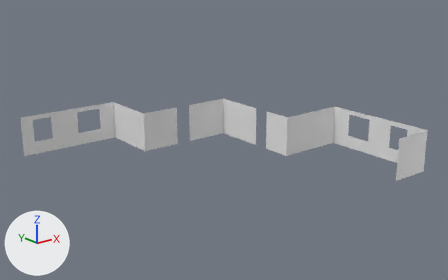
Before and after pictures for a commit that changed the FBX model p55/walls/p55-wall-angle-front-1.fbx.
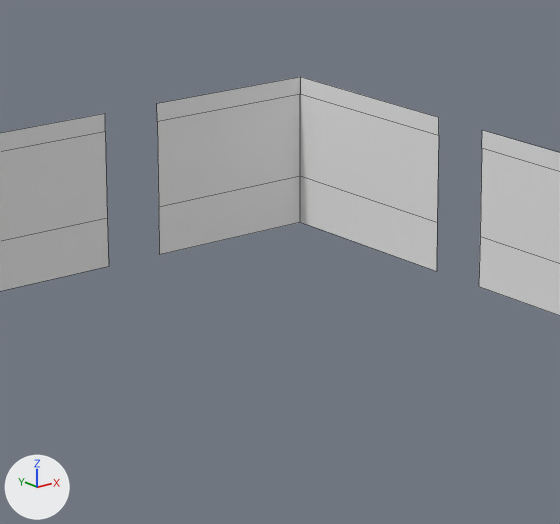
Each version appears first whole from a 50 mm camera at (-14.9, -41.0, 14.1) aimed at (10.0, -9.9, 1.6), and next in a close-up on the part from 34% to 64% of the width and 29% to 73% of the height. Every picture has the same lights, and +X, +Y and +Z are marked at lower left. The first two pictures are the older version. The close-ups show mesh edges as thin lines.

Names of what the first close-up shows: 'p55-wall-angle-front-1'.
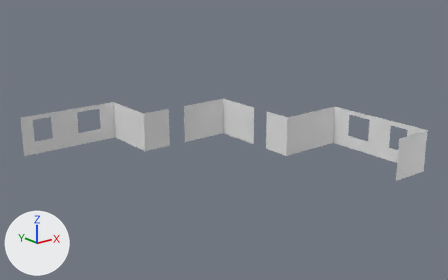
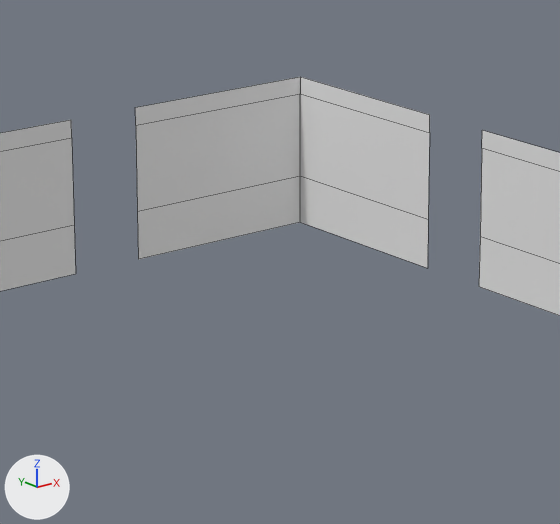
Location of each change, [x1, y1, x2, y2] in pixels of the close-ups (560 x 524 px; the box of a moved part takes in the faces that stretch with it):
part 1 of me_plane_134, moved or reshaped: before [157, 103, 439, 271]; after [135, 103, 430, 268]
part 2 of me_plane_134, moved or reshaped: before [0, 113, 109, 291]; after [0, 120, 76, 291]

The edits, one by one:
me_plane_134 has 80 vertices, 47 faces and spans x 0.0..19.2, y -19.3..0.0, z 0.0..2.8.
me_plane_134 is used by ob_p55_wall_angle_front_1; location (0.0, 0.0, 0.0).
Before the commit, vertices of me_plane_134: 30 (10.0, -4.3, 2.5) at pixel (105, 131), 31 (10.0, -4.3, 0.9) at pixel (107, 217), 33 (10.0, -4.3, 0.0) at pixel (108, 266), 36 (10.0, -4.3, 2.8) at pixel (105, 113).
me_plane_134 part 1: the loose piece of 12 vertices spanning x 11.1..14.4, y -8.2..-4.3, z 0.0..2.8 is scaled about its middle by (1.14, 0.938, 1), then moved by (-0.2, 0.1, 0.0).
Part 2, on me_plane_134:
Vertices 30, 31, 33, 36 of me_plane_134 move by (-0.7, 0.0, 0.0).
